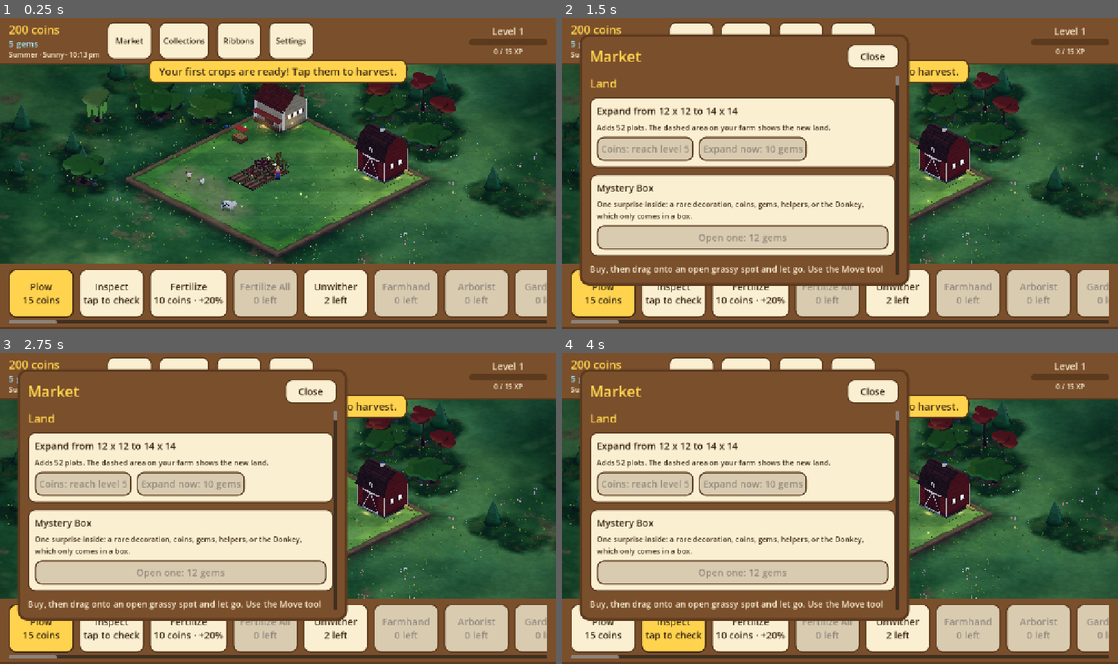
Above: before the commit, frames 1-4 (two rows, left to right).
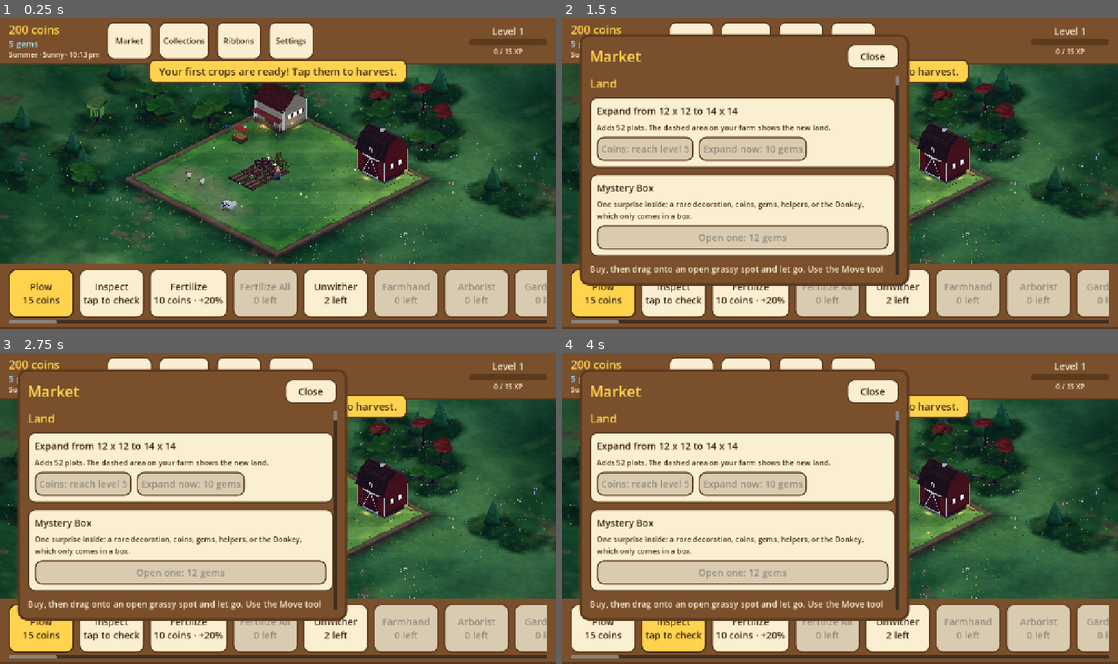
Above: after the commit, the same moments.

Repository: aniket-patra-1998/farm-game
Game: Godot game, scene res://scenes/main.tscn
The game is run twice, just before and just after one commit, with the same random seed, the same clock (stepped at 60 frames per second) and the same inputs.
Inputs:
- Up to frame 1 (0.25 s): no input
- Up to frame 2 (1.5 s): click "Market" at 0.5 s; click "Collections" at 1.25 s
- Up to frame 3 (2.75 s): click "Ribbons" at 2 s
- Up to frame 4 (4 s): click "Plow 15 coins" at 2.75 s; click "Inspect tap to check" at 3.5 s

The runs differ from the first frame. In frame 1, 1.6% of the frame differs, in the area x 0-82%, y 15-55%; in frame 2, 0.9%; in frame 3, 0.9%; in frame 4, 0.9%.

Commit message:
Trees: leaf-cluster canopy shader, distinct silhouettes, hanging fruit; smaller tile; universal Crowding look
Co-Authored-By: Claude Sonnet 5.5 <noreply@anthropic.com>
Claude-Session: https://claude.ai/code/session_014fNSr1LTa4ZmUtF6K6voar

Diff:
--- a/data/scale_guide.json
+++ b/data/scale_guide.json
@@ -1,7 +1,7 @@
 {
   "_doc": "How tall each kind of thing should stand, in tiles (scripts/world3d/scale_guide.gd): [lowest, highest]. A mo …(289 unchanged characters)…
   "heights": {
-    "tree": [1.7, 2.8],
+    "tree": [1.2, 2.0],
     "bloom": [0.3, 0.5]
   }
 }
--- a/data/tree_shapes.json
+++ b/data/tree_shapes.json
@@ -131,7 +131,8 @@
    "tall": 1.3,
    "blossom": "#f7c6d9",
    "fruit_size": 0.7,
-   "leaf": "#52a868"
+   "leaf": "#52a868",
+   "shape": "umbrella"
   },
   "peach": {
    "form": "round",
@@ -141,16 +142,19 @@
   "apricot": {
    "form": "round",
    "leaf": "#b0cc58",
-   "blossom": "#fbe1e8"
+   "blossom": "#fbe1e8",
+   "shape": "teardrop"
   },
   "plum": {
    "form": "oval",
-   "leaf": "#4a8a5a"
+   "leaf": "#4a8a5a",
+   "shape": "teardrop"
   },
   "fig": {
    "form": "spreading",
    "leaf": "#4f8f3a",
-   "crown_h": 0.22
+   "crown_h": 0.22,
+   "shape": "umbrella"
   },
   "banana": {
    "form": "banana",
@@ -171,7 +175,8 @@
    "form": "oval",
    "leaf": "#2f7050",
    "fruit_shape": "oval",
-   "shine": 0.3
+   "shine": 0.3,
+   "shape": "columnar"
   },
   "mango": {
    "form": "dense",
@@ -182,7 +187,8 @@
    "crown_r": 0.32,
    "crown_h": 0.36,
    "trunk_h": 0.3,
-   "fruit_shape": "oval"
+   "fruit_shape": "oval",
+   "shape": "teardrop"
   },
   "pomegranate": {
    "form": "bushy",
@@ -194,20 +200,24 @@
    "tall": 0.7,
    "leaf": "#94ad78",
    "fruit_shape": "small",
-   "trunk_r": 0.09
+   "trunk_r": 0.09,
+   "shape": "umbrella"
   },
   "guava": {
    "form": "round",
-   "leaf": "#78b84e"
+   "leaf": "#78b84e",
+   "shape": "teardrop"
   },
   "persimmon": {
    "form": "oval",
-   "leaf": "#62a63e"
+   "leaf": "#62a63e",
+   "shape": "teardrop"
   },
   "starfruit": {
    "form": "spreading",
    "leaf": "#5cbf5c",
-   "fruit_shape": "oval"
+   "fruit_shape": "oval",
+   "shape": "umbrella"
   },
   "passion_fruit": {
    "form": "bushy",
@@ -219,39 +229,46 @@
    "tall": 1.25,
    "leaf": "#3a7a3a",
    "fruit_shape": "big",
-   "trunk_r": 0.08
+   "trunk_r": 0.08,
+   "shape": "columnar"
   },
   "asian_pear": {
    "form": "oval",
    "blossom": "#ffffff",
-   "leaf": "#9ccb4e"
+   "leaf": "#9ccb4e",
+   "shape": "teardrop"
   },
   "tamarind": {
    "form": "spreading",
    "leaf": "#7fae3e",
-   "fruit_shape": "long"
+   "fruit_shape": "long",
+   "shape": "umbrella"
   },
   "almond": {
    "form": "round",
    "blossom": "#fbe9ef",
    "fruit_shape": "small",
-   "leaf": "#82bf5e"
+   "leaf": "#82bf5e",
+   "shape": "columnar"
   },
   "walnut": {
    "form": "spreading",
    "leaf": "#5a9a3a",
    "fruit_shape": "small",
-   "crown_r": 0.38
+   "crown_r": 0.38,
+   "shape": "layers"
   },
   "cashew": {
    "form": "spreading",
-   "leaf": "#6aa84a"
+   "leaf": "#6aa84a",
+   "shape": "umbrella"
   },
   "chestnut": {
    "form": "round",
    "leaf": "#4a8a3a",
    "fruit_shape": "small",
-   "crown_r": 0.3
+   "crown_r": 0.3,
+   "shape": "layers"
   },
   "hazelnut": {
    "form": "bushy",
@@ -263,7 +280,8 @@
    "tall": 1.3,
    "leaf": "#4f9a42",
    "fruit_shape": "small",
-   "trunk_h": 0.48
+   "trunk_h": 0.48,
+   "shape": "columnar"
   },
   "pistachio": {
    "form": "bushy",
@@ -278,13 +296,15 @@
    "leaf": "#4a9a35",
    "crown_r": 0.4,
    "crown_h": 0.24,
-   "trunk_r": 0.09
+   "trunk_r": 0.09,
+   "shape": "layers"
   },
   "maple_tree": {
    "form": "round",
    "tall": 1.3,
    "leaf": "#d8622a",
-   "crown_r": 0.28
+   "crown_r": 0.28,
+   "shape": "layers"
   },
   "willow_tree": {
    "form": "weeping",
--- /dev/null
+++ b/scripts/world3d/crowding.gd
@@ -0,0 +1,47 @@
+class_name Crowding
+extends RefCounted
+## How packed in a thing is among its own kind (0: stands alone, 1: every tile round it holds another). A shared
+## visual rule: things that crowd together look grown together, as in FarmVille's orchards. A crowded tree stands
+## a little taller on a longer trunk, its crown swells to meet its neighbours' and its undersides sit in deeper
+## shade, so overlapping crowns read as one leafy mass over a shaded floor of trunks, not as separate balls.
+## A kind opts in by listing itself in GROUPS and reading `of(o)` (or `level(o)`, in a view's key, so the view is
+## rebuilt when a neighbour comes or goes) where it is built.
+
+const GROUPS: Array[String] = ["tree", "bloom"]   # the kinds that crowd (decorations such as hedges can join)
+const STEPS := 4                                   # `level`: crowd in this many steps (a view is rebuilt per step)
+const SHADE := 0.3                                 # how much darker the lower parts of a fully crowded thing are
+const SWELL := 0.1                                 # how much wider a fully crowded crown grows
+const LIFT := 0.2                                  # how much taller its trunk stands
+
+
+## The share of the ring of tiles round `o`'s footprint holding another thing of its kind.
+static func of(o: Dictionary) -> float:
+	var kind := Game.kind_of(o)
+	if not kind in GROUPS:
+		return 0.0
+	var fp := Game.footprint(str(o["id"]))
+	var row := int(o["row"])
+	var col := int(o["col"])
+	var ring := 0
+	var same := 0
+	for r in range(row - 1, row + fp.y + 1):
+		for c in range(col - 1, col + fp.x + 1):
+			if r >= row and r < row + fp.y and c >= col and c < col + fp.x:
+				continue
+			if r < 0 or c < 0 or r >= Game.farm_size or c >= Game.farm_size:
+				continue
+			ring += 1
+			var n := Game.object_at(Game.index_of(r, c))
+			if not n.is_empty() and Game.kind_of(n) == kind:
+				same += 1
+	return float(same) / float(ring) if ring > 0 else 0.0
+
+
+## `of`, in whole steps (0..STEPS): what goes in a view's key.
+static func level(o: Dictionary) -> int:
+	return roundi(of(o) * STEPS)
+
+
+## A step as a share again.
+static func share(step: int) -> float:
+	return float(step) / float(STEPS)
--- a/scripts/world3d/model_kit.gd
+++ b/scripts/world3d/model_kit.gd
@@ -5,6 +5,7 @@
 ## (made once and reused, so a farm of buildings needs a handful of materials, not hundreds).
 
 const PAINT_SHADER := "res://shaders/paint3d.gdshader"
+const CANOPY_SHADER := "res://shaders/canopy3d.gdshader"
 const KEEP := &"keep_unbaked"  # meta on a part that moves on its own: bake leaves it whole
 
 ## Tessellation: enough to read round at farm zoom on a phone, no more (each ball is ~170 triangles,
@@ -26,7 +27,8 @@
 
 
 ## Shaders that tint by vertex colour, and the colour parameter each one's materials set.
-const TINT_PARAMS := {"res://shaders/paint3d.gdshader": "albedo", "res://shaders/wall3d.gdshader": "base_color"}
+const TINT_PARAMS := {"res://shaders/paint3d.gdshader": "albedo", "res://shaders/wall3d.gdshader": "base_color",
+	"res://shaders/canopy3d.gdshader": "albedo"}
 
 const WHITE_TWIN := &"white_twin"  # meta on a white twin
 
@@ -63,6 +65,21 @@
 	return _materials[key]
 
 
+## The leaf-pattern material of a canopy (white: the colour is in the vertices); `sway` bends it in the wind.
+static func leaves(shine := 0.0, sway := 0.0) -> ShaderMaterial:
+	var key := "leaves:%.2f:%.3f" % [shine, sway]
+	if not _materials.has(key):
+		var m := ShaderMaterial.new()
+		m.shader = load(CANOPY_SHADER)
+		m.set_shader_parameter("albedo", Color.WHITE)
+		m.set_shader_parameter("roughness", 1.0 - shine * 0.6)
+		m.set_shader_parameter("specular", 0.1 + shine * 0.4)
+		if sway > 0.0:
+			m.set_shader_parameter("sway", sway)
+		_materials[key] = m
+	return _materials[key]
+
+
 ## Makes every painted part under `root` bend in the wind by `amount` (paint3d's sway, by height above
 ## the model's foot), keeping each part's colour and shine. Applied before baking, the parts still merge
 ## into one draw (they share the swaying white twin).
@@ -70,7 +87,10 @@
 	if root is MeshInstance3D:
 		var mi := root as MeshInstance3D
 		var m := mi.material_override as ShaderMaterial
-		if m != null and m.shader != null and m.shader.resource_path == PAINT_SHADER:
+		if m != null and m.shader != null and m.shader.resource_path == CANOPY_SHADER:
+			var lr := float(m.get_shader_parameter("roughness"))
+			mi.material_override = leaves((1.0 - lr) / 0.6, amount)
+		elif m != null and m.shader != null and m.shader.resource_path == PAINT_SHADER:
 			var rough := float(m.get_shader_parameter("roughness"))
 			var col = m.get_shader_parameter("albedo")
 			mi.material_override = paint(col if col is Color else Color(col.x, col.y, col.z),
@@ -307,7 +327,7 @@
 	var mi := MeshInstance3D.new()
 	mi.mesh = mesh
 	mi.position = centre
-	mi.material_override = paint(Color.WHITE, shine)
+	mi.material_override = leaves(shine)
 	parent.add_child(mi)
 	return mi
 
--- a/scripts/world3d/objects_3d.gd
+++ b/scripts/world3d/objects_3d.gd
@@ -11,6 +11,7 @@
 const MODELLED := ["building", "barn", "crafting", "tree", "animal", "vehicle", "decor", "young", "bloom"]
 const SCENERY_Y := -Ground3D.SLAB
 const SCENERY_CELL := 14.0    # woods are baked in squares this many tiles across
+const GROVE_CROWD := 0.6      # woods stand shoulder to shoulder, so their trees are drawn crowded
 
 const PINE := Color("#2f6b3a")
 
@@ -143,9 +144,9 @@
 func _key(o: Dictionary) -> String:
 	# A building site is rebuilt as each tenth of its materials goes in.
 	var site := int(Game.land.construction_progress(o) * 10.0) if Game.under_construction(o) else -1
-	return "%s|%d|%d|%d|%s|%d|%s|%s" % [o["id"], int(o["row"]), int(o["col"]), int(o.get("level", 1)),
+	return "%s|%d|%d|%d|%s|%d|%s|%d|%s" % [o["id"], int(o["row"]), int(o["col"]), int(o.get("level", 1)),
 		o.get("flip", false), site, Game.kind_of(o) in ["tree", "bloom"] and Game.is_ready(o),
-		str(o.get("crop", o.get("flower", ""))) + "|%d|%s|%s" % [int(o.get("fed", 0)), Game.is_withered(o), _at_work(o)]]
+		Crowding.level(o), str(o.get("crop", o.get("flower", ""))) + "|%d|%s|%s" % [int(o.get("fed", 0)), Game.is_withered(o), _at_work(o)]]
 
 
 
@@ -172,7 +173,7 @@
 		"tree":
 			node = Node3D.new()
 			TreeModel.build_at(node, Vector3(fp.x / 2.0, 0, fp.y / 2.0), it, ScaleGuide.factor(str(o["id"])),
-				Game.is_ready(o), int(o["uid"]))
+				Game.is_ready(o), int(o["uid"]), true, TreeModel.UNSET, Crowding.share(Crowding.level(o)))
 			node = ModelKit.bake(node)
 		"vehicle":
 			node = VehicleModel.build(it, Game.under_construction(o))
@@ -231,9 +232,11 @@
 			"pine_tree":
 				pine(holder, at, 1.0 + fposmod(r * 7.0 + c * 3.0, 0.5))
 			"willow_tree":
-				TreeModel.build_at(holder, at, {"id": "willow"}, 1.15, false, int(r * 31 + c), false)
+				TreeModel.build_at(holder, at, {"id": "willow"}, 1.15, false, int(r * 31 + c), false, TreeModel.UNSET,
+					GROVE_CROWD)
 			_:
-				TreeModel.build_at(holder, at, {"id": str(t[2])}, 1.2, false, int(r * 31 + c), false)
+				TreeModel.build_at(holder, at, {"id": str(t[2])}, 1.2, false, int(r * 31 + c), false, TreeModel.UNSET,
+					GROVE_CROWD)
 	for cell in groups:
 		_scenery.add_child(ModelKit.bake(groups[cell]))
 
--- a/scripts/world3d/tree_model.gd
+++ b/scripts/world3d/tree_model.gd
@@ -32,7 +32,7 @@
 const MIN_LEAF_SATURATION := 0.5   # no tree washes out to pale grey-green
 const CROWN_LOBES := 13      # rounded bulges on each leafy mass (data can set "lobes")
 const CROWN_BUMP := 0.13     # how far they push out ("bump")
-const TILE_FILL := 1.65     # a tree at `size` 1 fills about four fifths of a tile (FarmVille's were full)
+const TILE_FILL := 1.15     # a tree is one tile on the farm and its crown a little wider, so neighbours overlap
 
 static var _data := {}
 
@@ -60,9 +60,10 @@
 
 
 ## A tree standing on `base` under `parent`; `size` 1 is a full tree on its own tile (crown nearly as wide
-## as it). `leaf` overrides the kind's leaf colour when given.
+## as it). `leaf` overrides the kind's leaf colour when given. `crowd` (see Crowding) is how packed in it stands:
+## more shade underneath, a taller trunk and a crown that swells to meet its neighbours'.
 static func build_at(parent: Node3D, base: Vector3, it: Dictionary, size := 1.0, ready := false,
-		seed_value := 0, fruit := true, leaf := UNSET) -> Node3D:
+		seed_value := 0, fruit := true, leaf := UNSET, crowd := 0.0) -> Node3D:
 	var root := Node3D.new()
 	root.position = base
 	parent.add_child(root)
@@ -72,7 +73,7 @@
 	# Its height: its kind's (oaks low and broad, cherries tall), and this tree's own within that.
 	var tall := float(sh.get("tall", 1.0)) * rng.randf_range(TALL_MIN, TALL_MAX)
 	var upright := str(sh["form"]) not in ["palm", "banana"]
-	sh["trunk_h"] = float(sh["trunk_h"]) * tall * (TRUNK_TALL if upright else 1.0) \
+	sh["trunk_h"] = float(sh["trunk_h"]) * tall * (TRUNK_TALL if upright else 1.0) * (1.0 + Crowding.LIFT * crowd) \
 		* (rng.randf_range(TRUNK_VARY_MIN, TRUNK_VARY_MAX) if upright else 1.0)
 	sh["crown_h"] = float(sh["crown_h"]) * tall
 	# This tree's own variation: a little taller or shorter, leaning a little, turned its own way.
@@ -81,7 +82,8 @@
 	var leaf_col := leaf if leaf.a > 0.0 else Color.html(str(sh.get("leaf", LEAF.to_html())))
 	leaf_col = Color.from_hsv(leaf_col.h + rng.randf_range(-0.025, 0.025), leaf_col.s * rng.randf_range(0.92, 1.05),
 		leaf_col.v * rng.randf_range(0.94, 1.04))
-	var t := {"root": root, "rng": rng, "k": k, "sh": sh, "leaf": leaf_col, "shine": float(sh.get("shine", 0.0)),
+	sh["crown_r"] = float(sh["crown_r"]) * (1.0 + Crowding.SWELL * crowd)
+	var t := {"root": root, "rng": rng, "k": k, "sh": sh, "crowd": crowd, "leaf": leaf_col, "shine": float(sh.get("shine", 0.0)),
 		"lean": Vector3(rng.randf_range(-0.06, 0.06), 0, rng.randf_range(-0.06, 0.06)), "blobs": []}
 	var crown: Vector3
 	match str(sh["form"]):
@@ -144,7 +146,8 @@
 	var h := float(sh["trunk_h"]) * k
 	var r := float(sh["trunk_r"]) * k * TRUNK_BULK
 	var lean: Vector3 = t["lean"]
-	var trunk := ModelKit.cylinder(root, Vector3.ZERO, r, h, ModelKit.paint(BARK), r * 0.6, 8)
+	var trunk := ModelKit.cylinder(root, Vector3.ZERO, r, h,
+		ModelKit.paint(BARK.darkened(Crowding.SHADE * float(t["crowd"]))), r * 0.6, 8)
 	trunk.rotation = Vector3(lean.z, 0, -lean.x)
 	# The trunk flares at the foot into roots that grip the ground.
 	ModelKit.cylinder(root, Vector3.ZERO, r * 1.9, r * 1.4, ModelKit.paint(BARK), r * 1.0, 8)
@@ -199,21 +202,44 @@
 	var foot := Vector3(centre.x, centre.y - float(sh["crown_h"]) * k * 0.6, centre.z)
 	# The light in the tree's own space (the tree is turned at random, the sun is not).
 	var sun := Vector3(-0.45, 0.75, 0.5).normalized().rotated(Vector3.UP, -float(t["root"].rotation.y))
+	var shaded := float(t["crowd"]) * Crowding.SHADE   # in a grove the lower crown is in its neighbours' shade
 	var lobes := int(sh.get("lobes", CROWN_LOBES))
 	var bump := float(sh.get("bump", CROWN_BUMP))
 	# The core, a soft mass of the whole crown's width, then the masses around it: each one smooth and lumpy,
 	# overlapping, so the crown reads as one canopy with a scalloped outline and a few deep folds.
-	_canopy(root, mid, Vector3(cr * 0.72, maxf(ch * 0.5, cr * 0.4), cr * 0.72), rng, leaf, sun, 0.0, lobes, bump, shine)
+	_canopy(root, mid, Vector3(cr * 0.72, maxf(ch * 0.5, cr * 0.4), cr * 0.72), rng, leaf, sun, -shaded, lobes, bump,
+		shine)
+	var shape := str(sh.get("shape", "round"))
 	for i in masses:
 		var a := i * 2.399963 + rng.randf() * 0.4
-		var y := lerpf(-0.3, 0.5, fposmod(i * 0.618 + rng.randf() * 0.15, 1.0))
-		var d := cr * reach * rng.randf_range(0.8, 1.15) * sqrt(maxf(1.0 - y * y * 0.6, 0.2))
+		var lay := _layout(shape, i, masses, rng)   # (height, reach, size), each a share of the plain round tree's
+		var y := lay.x
+		var d := cr * reach * lay.y * rng.randf_range(0.85, 1.15) * sqrt(maxf(1.0 - y * y * 0.6, 0.2))
 		var p := mid + Vector3(cos(a) * d, y * ch * 0.7, sin(a) * d)
-		var size := cr * mass * rng.randf_range(0.85, 1.1)
+		var size := cr * mass * lay.z * rng.randf_range(0.85, 1.1)
 		var squash := Vector3(rng.randf_range(1.0, 1.2), flat * rng.randf_range(0.85, 1.05), rng.randf_range(0.95, 1.15))
-		_canopy(root, p, squash * size, rng, leaf, sun, 0.1 + 0.2 * (y + 0.3), lobes, bump, shine)
+		_canopy(root, p, squash * size, rng, leaf, sun, 0.1 + 0.2 * (y + 0.3) - shaded, lobes, bump, shine)
 		(t["blobs"] as Array).append([p, size, a])
 		_limb(root, foot, p - Vector3(0, size * 0.45, 0), float(sh["trunk_r"]) * k * float(sh.get("limb", 0.6)))
+
+
+## Where mass `i` of `n` sits for a kind of crown: (height, how far out, how big), as shares of the plain round
+## tree's. Round is the ordinary dome; teardrop is wide at the bottom and narrows to a top (pear); umbrella is
+## one wide flat layer (cherry, fig, olive); columnar is a tall narrow stack (pecan, avocado); layers are tiers
+## that narrow as they climb (oak, walnut).
+static func _layout(shape: String, i: int, n: int, rng: RandomNumberGenerator) -> Vector3:
+	var u := float(i) / maxf(n - 1.0, 1.0)
+	match shape:
+		"teardrop":
+			return Vector3(lerpf(-0.35, 0.65, u), lerpf(1.25, 0.4, u), lerpf(1.15, 0.65, u))
+		"umbrella":
+			return Vector3(rng.randf_range(-0.12, 0.12), 1.4, 1.1)
+		"columnar":
+			return Vector3(lerpf(-0.45, 1.1, u), 0.35, lerpf(1.0, 0.7, u))
+		"layers":
+			var tier := float(i % 3) / 2.0
+			return Vector3(lerpf(-0.4, 0.8, tier), lerpf(1.3, 0.5, tier), lerpf(1.1, 0.75, tier))
+	return Vector3(lerpf(-0.3, 0.5, fposmod(i * 0.618 + rng.randf() * 0.15, 1.0)), 1.0, 1.0)
 
 
 ## One canopy mass: smooth, lumpy and shaded in its vertices (ModelKit.canopy); `lift` brightens it (masses up
@@ -245,6 +271,12 @@
 	var s := clampf(maxf(leaf.s, MIN_LEAF_SATURATION) * lerpf(1.12, 0.88, light), 0.0, 1.0)
 	var v := clampf(leaf.v * lerpf(0.42, 1.5, light), 0.0, 1.0)
 	return Color.from_hsv(h, s, v)
+
+
+## A fruit's colour in the sun: brighter and a little warmer, never washed toward pink or white
+## (lightening a red fruit made it salmon).
+static func _sunlit(c: Color) -> Color:
+	return Color.from_hsv(c.h, clampf(c.s * 0.95, 0.0, 1.0), clampf(c.v * 1.12 + 0.04, 0.0, 1.0))
 
 
 ## A willow's curtain: strands of leaves hanging from the crown's rim nearly to the ground.
@@ -363,7 +395,7 @@
 	var c := col if ready else col.lerp(LEAF, 0.6)
 	var mat := ModelKit.paint(c, 0.4)
 	# Three shades, so a tree's fruit isn't a row of identical balls: sunny side, middle, shaded underside.
-	var shades := [ModelKit.paint(c.lightened(0.12), 0.5), mat, ModelKit.paint(c.darkened(0.2), 0.3)]
+	var shades := [ModelKit.paint(_sunlit(c), 0.5), mat, ModelKit.paint(c.darkened(0.2), 0.3)]
 	var cr := float(sh["crown_r"]) * k
 	var count := FRUIT_READY if ready else FRUIT_GROWING
 	match shape:
--- /dev/null
+++ b/shaders/canopy3d.gdshader
@@ -0,0 +1,62 @@
+shader_type spatial;
+// A leafy canopy: the painted look of paint3d (ground shade, dark silhouette edge, wind sway) plus a leaf pattern:
+// small clusters of leaves, each a little lighter on top and darker in a crescent underneath, like FarmVille's
+// painted foliage. The colour of each part is in its vertices (white albedo), so canopies merge into one draw.
+
+uniform vec3 albedo : source_color = vec3(1.0);
+uniform float roughness = 1.0;
+uniform float specular = 0.1;
+uniform float ground_ao = 0.32;
+uniform float ao_reach = 0.22;
+uniform float edge = 0.42;         // the dark inked edge: stronger than a plain part's, so a crown reads against the sky and grass
+uniform float rim = 0.1;
+uniform float sway = 0.0;
+uniform float leaf_scale = 10.0;   // clusters per world unit
+uniform float leaf_dark = 0.3;     // how dark the crescent under each cluster goes
+uniform float leaf_light = 0.14;   // and how much lighter its top
+global uniform float wind;
+
+varying float height;
+varying vec3 tint;
+varying vec3 local;
+
+float hash(vec3 p) {
+	p = fract(p * 0.3183099 + vec3(0.1, 0.2, 0.3));
+	p *= 17.0;
+	return fract(p.x * p.y * p.z * (p.x + p.y + p.z));
+}
+
+void vertex() {
+	tint = COLOR.rgb;
+	local = VERTEX;
+	if (sway > 0.0) {
+		vec3 root = NODE_POSITION_WORLD;
+		float beat = TIME * 1.4 + root.x * 1.7 + root.z * 1.1;
+		float bend = max(VERTEX.y, 0.0) * max(VERTEX.y, 0.0) * sway * (0.4 + wind);
+		VERTEX.x += sin(beat) * bend;
+		VERTEX.z += cos(beat * 0.8) * bend * 0.6;
+	}
+	height = (MODEL_MATRIX * vec4(VERTEX, 1.0)).y;
+}
+
+void fragment() {
+	float ao = mix(1.0 - ground_ao, 1.0, smoothstep(0.0, ao_reach, height));
+	// Leaf clusters: a jittered grid in the tree's own space; inside each cell a round cluster, shaded by where
+	// the point lies on it (up: light, below its centre: the crescent of shadow).
+	vec3 q = local * leaf_scale;
+	vec3 cell = floor(q);
+	vec3 f = fract(q) - 0.5;
+	f += (vec3(hash(cell), hash(cell + 7.1), hash(cell + 13.7)) - 0.5) * 0.35;
+	float d = length(f);
+	float cluster = smoothstep(0.6, 0.2, d);
+	float under = smoothstep(0.0, 0.45, -f.y) * cluster;
+	float over = smoothstep(0.05, 0.4, f.y) * cluster;
+	float pattern = 1.08 - leaf_dark * under + leaf_light * over;
+	ALBEDO = albedo * tint * ao * pattern;
+	ROUGHNESS = roughness;
+	SPECULAR = specular;
+	float facing = clamp(dot(normalize(NORMAL), normalize(VIEW)), 0.0, 1.0);
+	ALBEDO *= mix(1.0 - edge, 1.0, smoothstep(0.0, 0.5, facing));
+	RIM = rim;
+	RIM_TINT = 0.9;
+}
--- a/tests/suites/world3d_test.gd
+++ b/tests/suites/world3d_test.gd
@@ -686,8 +686,8 @@
 		var h := ScaleGuide.height_of(id) * ScaleGuide.factor(id)
 		top[kind] = maxf(top[kind], h)
 		low[kind] = minf(low[kind], h)
-	_check(low["tree"] >= 1.69 and top["tree"] <= 2.81,
-		"trees stand 1.7-2.8 tiles (%.2f-%.2f)" % [low["tree"], top["tree"]])
+	_check(low["tree"] >= 1.19 and top["tree"] <= 2.01,
+		"trees stand 1.2-2.0 tiles (%.2f-%.2f)" % [low["tree"], top["tree"]])
 	_check(low["bloom"] >= 0.29 and top["bloom"] <= 0.51,
 		"blooms stand 0.3-0.5 (%.2f-%.2f)" % [low["bloom"], top["bloom"]])
 	_check(top["bloom"] < low["tree"], "the tallest flower is shorter than the shortest tree")
@@ -789,3 +789,57 @@
 	_check(meshes > 0, "there are woods (%d surfaces)" % meshes)
 	_check(meshes < 150, "baked into a few draws per area, not one per branch (%d surfaces)" % meshes)
 	objects.queue_free()
+
+
+func test_146_trees_standing_together_grow_together() -> void:
+	Game.saving_enabled = false
+	Game.reset_game()
+	Game.farm_size = 24
+	Game.set_objects([])
+	var lone := {"uid": 9301, "id": "apple_tree", "row": 10, "col": 10, "t": Game.now()}
+	Game.add_object(lone)
+	_eq(Crowding.level(lone), 0, "a tree on its own is not crowded")
+	var around: Array[Vector2i] = [Vector2i(9, 9), Vector2i(9, 10), Vector2i(9, 11), Vector2i(10, 9), Vector2i(10, 11)]
+	var uid := 9302
+	for rc in around:
+		Game.add_object({"uid": uid, "id": "apple_tree", "row": rc.x, "col": rc.y, "t": Game.now()})
+		uid += 1
+	var share := Crowding.of(lone)
+	_check(share > 0.5 and share < 0.7, "five of its eight neighbours are trees (%.2f)" % share)
+	var cow := {"uid": 9310, "id": "cow", "row": 11, "col": 10, "t": Game.now()}
+	Game.add_object(cow)
+	_eq(Crowding.of(cow), 0.0, "animals don't crowd")
+	var objects := Objects3D.new()
+	add_child(objects)
+	var key_with: String = objects.call("_key", lone)
+	Game.remove_object(Game.object_by_uid(9302))
+	Game.remove_object(Game.object_by_uid(9303))
+	_check(objects.call("_key", lone) != key_with, "when neighbours leave, the tree's view is rebuilt")
+	# A crowded tree stands on a longer trunk with a wider crown than the same tree alone.
+	var a := Node3D.new()
+	var b := Node3D.new()
+	add_child(a)
+	add_child(b)
+	TreeModel.build_at(a, Vector3.ZERO, {"id": "apple_tree", "family": "apple"}, 1.0, false, 5, false)
+	TreeModel.build_at(b, Vector3.ZERO, {"id": "apple_tree", "family": "apple"}, 1.0, false, 5, false, TreeModel.UNSET, 1.0)
+	var box_a := _tree_bounds(a)
+	var box_b := _tree_bounds(b)
+	_check(box_b.size.y > box_a.size.y, "a crowded tree stands taller (%.2f over %.2f)" % [box_b.size.y, box_a.size.y])
+	_check(box_b.size.x > box_a.size.x, "with a wider crown (%.2f over %.2f)" % [box_b.size.x, box_a.size.x])
+	a.queue_free()
+	b.queue_free()
+	objects.queue_free()
+
+
+func _tree_bounds(root: Node3D) -> AABB:
+	var out := AABB()
+	var first := true
+	var stack: Array[Node] = [root]
+	while not stack.is_empty():
+		var n: Node = stack.pop_back()
+		stack.append_array(n.get_children())
+		if n is MeshInstance3D and (n as MeshInstance3D).mesh != null:
+			var box := (n as MeshInstance3D).global_transform * (n as MeshInstance3D).mesh.get_aabb()
+			out = box if first else out.merge(box)
+			first = false
+	return out
Not shown, added: scripts/world3d/crowding.gd.uid
Not shown, added: shaders/canopy3d.gdshader.uid
Not shown, changed: CLAUDE.md
